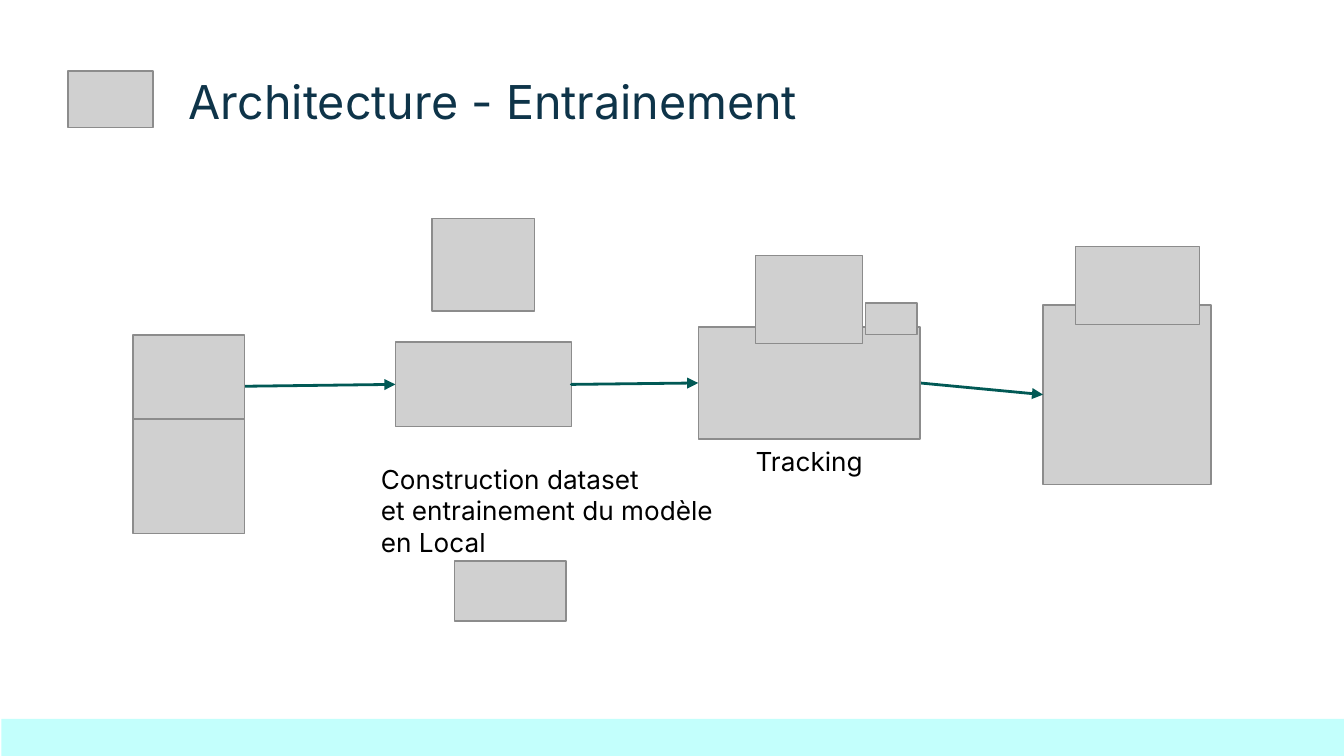
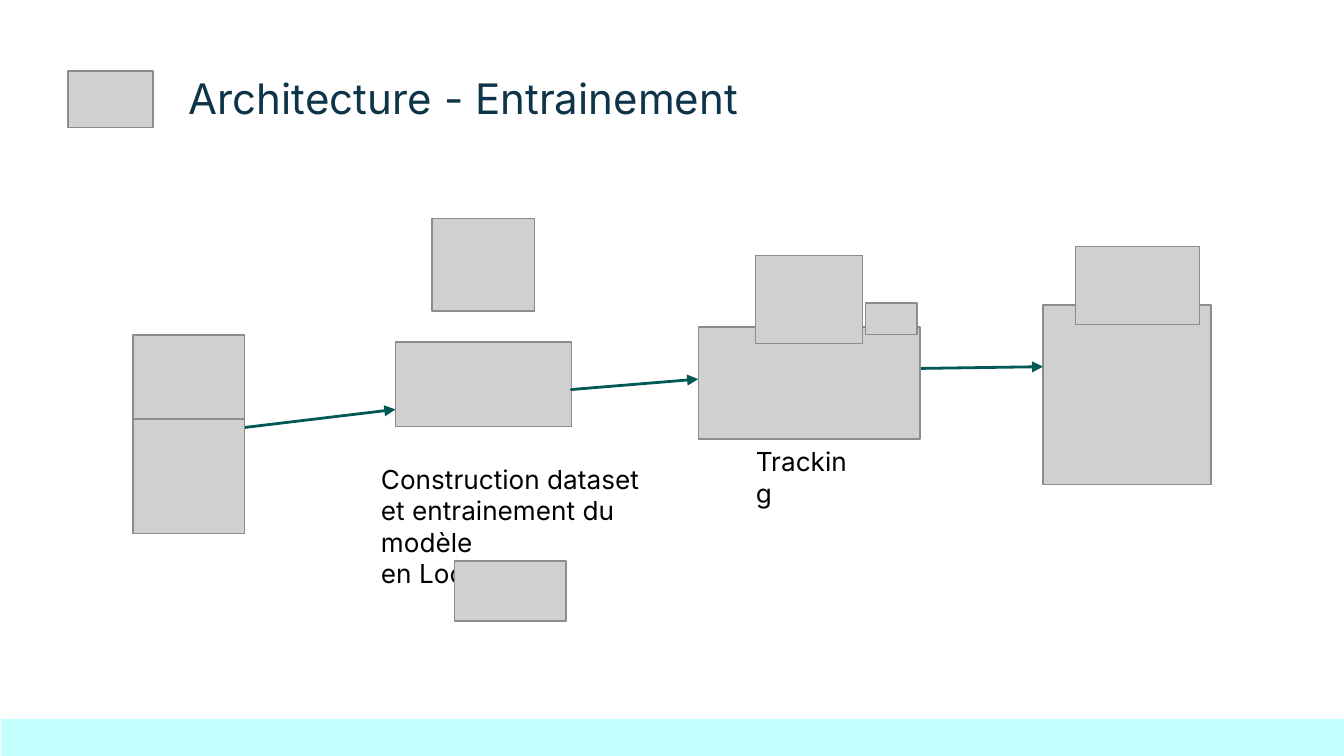
Before and after one commit to kinpintouche-star/football-predictor, a slide deck: slide 10 of FootballPredictorDemoDay20260803.pptx (slide 8 before the commit). Drawn at 1344x756 pixels with LibreOffice and Linux fonts; fonts in the diff are those of the drawing; grey boxes stand for pictures; background and template pictures are left out. Boxes give left, top, right and bottom in pixels: in the first picture for what was removed or moved away, otherwise in the second. Text is boxed around its words. In the diff, an @@ line names an element or a change of style, - is before the commit and + after.

```diff
--- a/FootballPredictorDemoDay20260803.pptx
+++ b/FootballPredictorDemoDay20260803.pptx
@@ title "Architecture - Entrainement" at [189, 82, 738, 115]: size 25 to 22.5 pt @@
@@ arrow removed from (245, 386) to (395, 384) @@
@@ arrow removed from (571, 384) to (699, 383) @@
@@ freeform shape added at [571, 379, 698, 390], outline #015955 1.5 pt @@
@@ arrow removed from (921, 383) to (1043, 395) @@
@@ freeform shape added at [921, 367, 1044, 368], outline #015955 1.5 pt @@
@@ freeform shape added at [245, 410, 395, 427], outline #015955 1.5 pt @@
@@ text "Tracking" rewrapped from [756, 451, 863, 477] to [749, 439, 863, 485] @@
@@ text "Construction dataset et entrainement du ..." rewrapped from [381, 469, 712, 553] to [381, 469, 639, 589] @@
```
Also in this commit, not shown: 12 other slides changed, 2 slides added.
